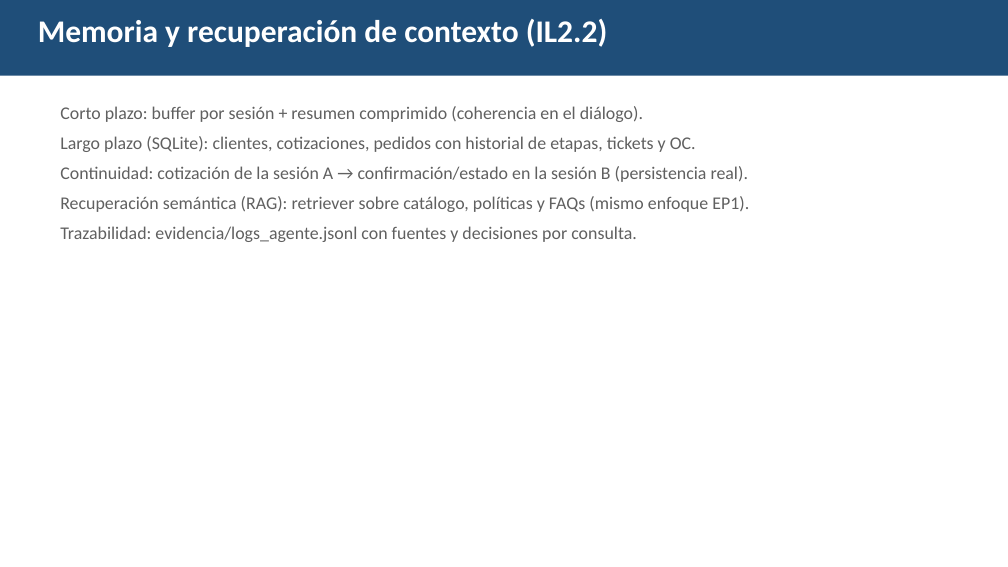
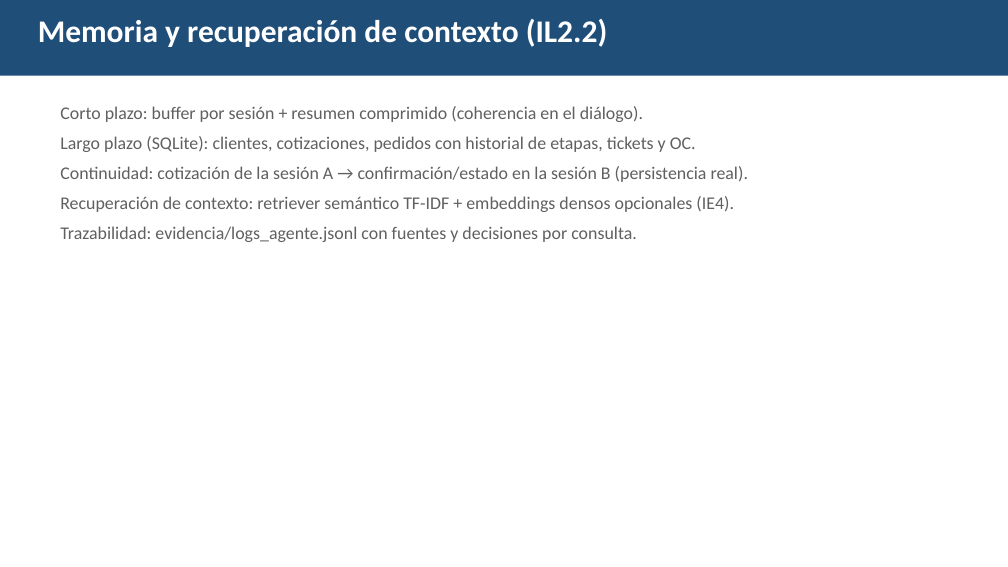
Before and after one commit to jghleo/Ferrandes_Agente_EP2, a slide deck: slide 6 of presentacion/Presentacion_EP2_Ferrandes.pptx. Drawn at 1008x567 pixels with LibreOffice and Linux fonts; fonts in the diff are those of the drawing. Boxes give left, top, right and bottom in pixels: in the first picture for what was removed or moved away, otherwise in the second. Text is boxed around its words. In the diff, an @@ line names an element or a change of style, - is before the commit and + after.

Commit message:
EP2: retriever semantico TF-IDF con metricas (IE4), replanificacion y priorizacion en el planificador (IE5), 38 pruebas y 11 escenarios de demo
- src/buscar_contexto.py: similitud coseno TF-IDF + normalizacion morfologica,
  embeddings densos opcionales y evaluar_recuperacion() (hit-rate@k, MRR).
- src/planificador.py: criticidad + priorizar() y replanificacion ante items
  invalidos (descarta y continua) con decision REPLANIFICACION.
- src/herramientas/escritura.py: parser tolerante (_parse_items_tolerante).
- tests: test_recuperacion.py + pruebas de replanificacion/priorizacion (29 -> 38).
- scripts/demo.py: escenarios de error/entrada ambigua y metricas del retriever (9 -> 11).
- Presentacion: PPT 10 -> 13 slides (metricas IE4, justificacion IE9, retos).
- README, informe (docx/md), guion y notebook Colab actualizados.

```diff
--- a/presentacion/Presentacion_EP2_Ferrandes.pptx
+++ b/presentacion/Presentacion_EP2_Ferrandes.pptx
@@ text at [60,196,734,212]: text changed @@
-Recuperación semántica (RAG): retriever sobre catálogo, políticas y FAQs (mismo enfoque EP1).
+Recuperación de contexto: retriever semántico TF-IDF + embeddings densos opcionales (IE4).
```
Also in this commit, not shown: 4 other slides changed, 3 slides added, 18 other files.
